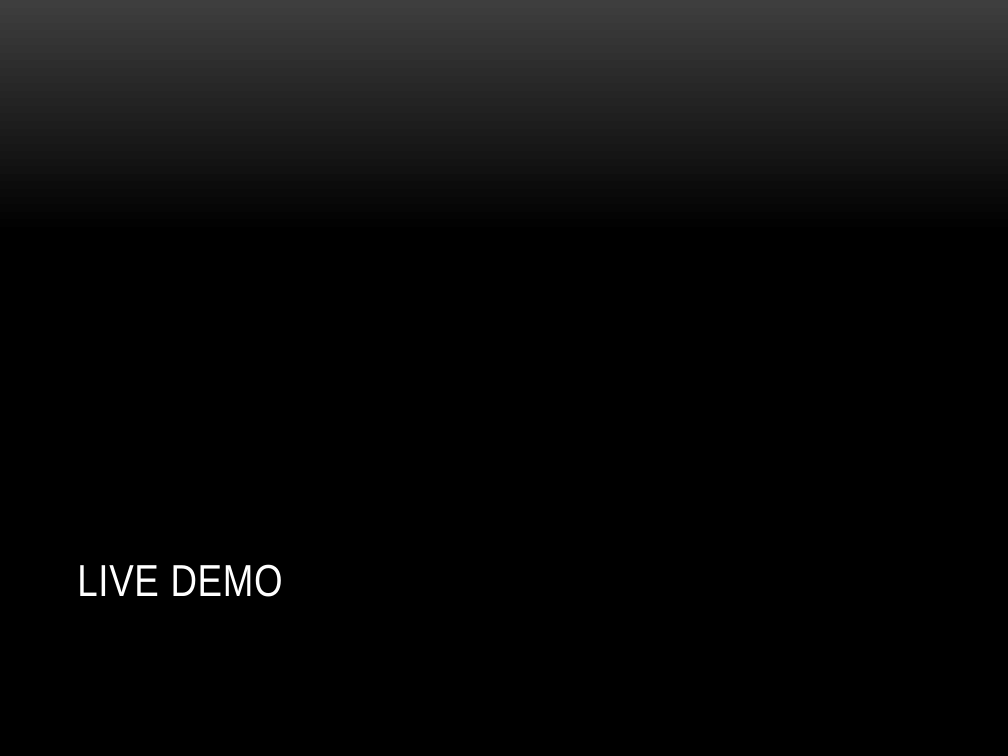
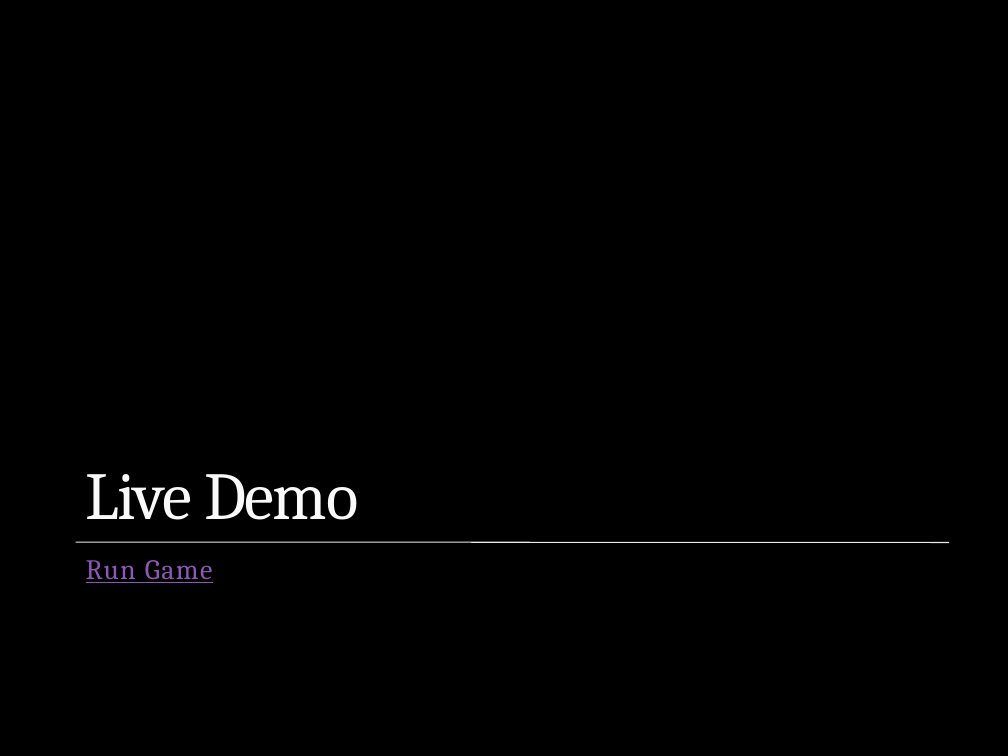
Before and after one commit to dwinings/Grow, a slide deck: slide 4 of CS325 Final Presentation Outline.pptx (slide 3 before the commit). Drawn at 1008x756 pixels with LibreOffice and Linux fonts; fonts in the diff are those of the drawing; background and template pictures are left out. Boxes give left, top, right and bottom in pixels: in the first picture for what was removed or moved away, otherwise in the second. Text is boxed around its words. In the diff, an @@ line names an element or a change of style, - is before the commit and + after.

Commit message:
Updated the powerpoint

```diff
--- a/CS325 Final Presentation Outline.pptx
+++ b/CS325 Final Presentation Outline.pptx
@@ background gradient #3F3F3F to #000000 to picture (left out) @@
@@ title "Live Demo" at (86,474,358,520): vertical alignment top to bottom @@
@@ title at (86,474,358,520): text changed; size 32 to 48 pt; font Arial Narrow to Cambria; text colour #FFFFFF to #F9F9F9 @@
-LIVE DEMO
+Live Demo
@@ line added from (76, 542) to (950, 542), #E9E9E8 0.75 pt @@
@@ text added at (86,560,213,583), 20 pt, text #8E58B6, underline @@
+Run Game
```
Also in this commit, not shown: 7 slides added, 6 slides removed.
